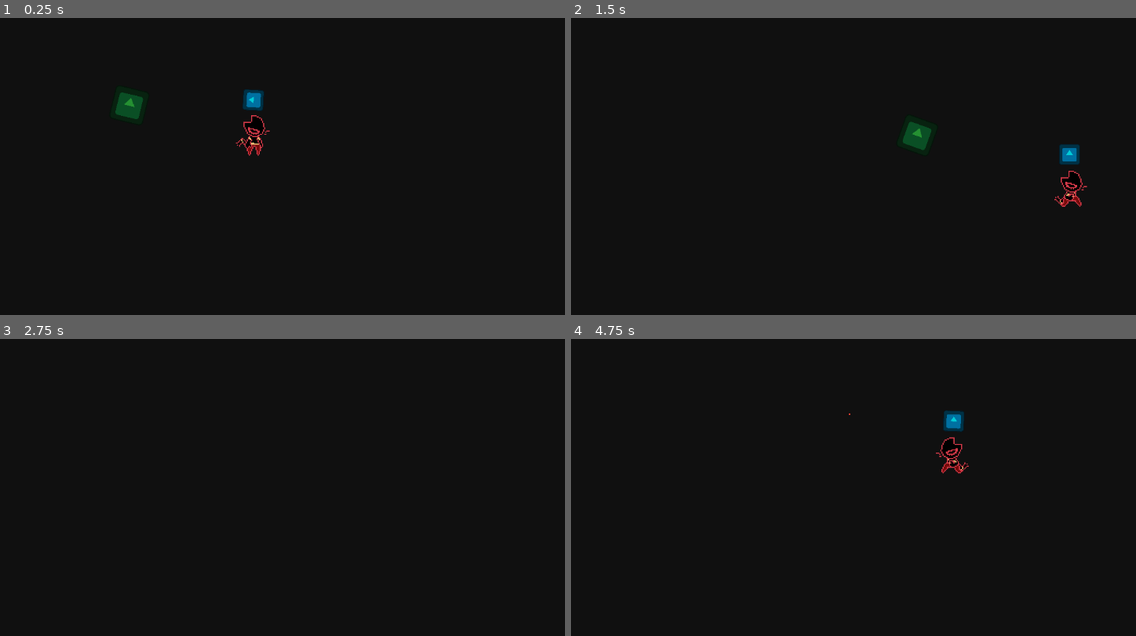
Above: before the commit, frames 1-4 (two rows, left to right).
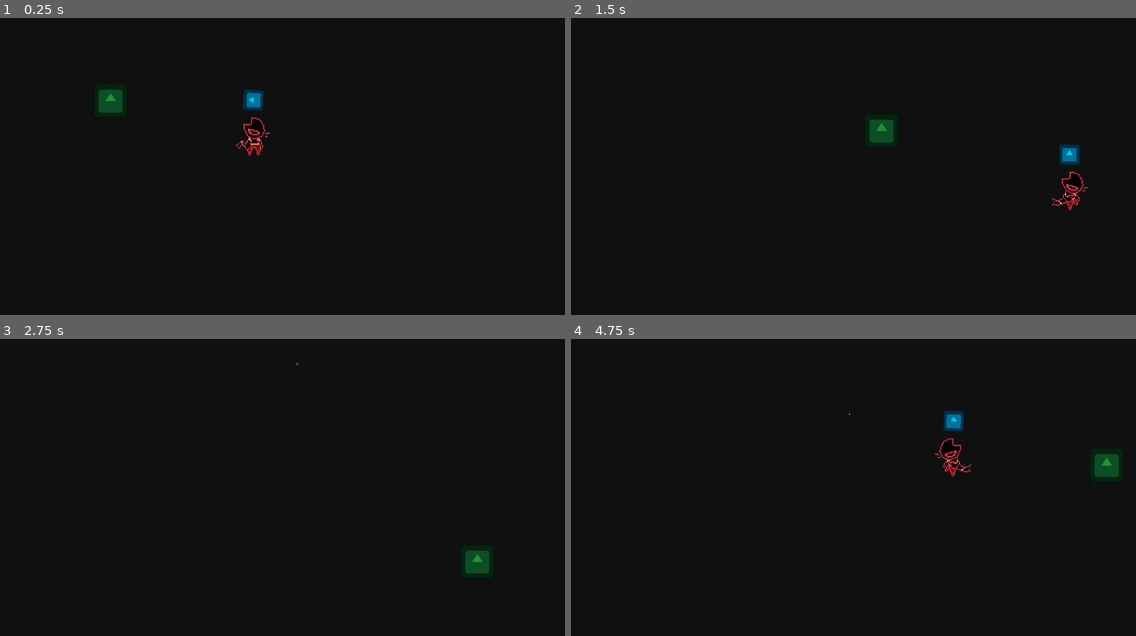
Above: after the commit, the same moments.

Repository: LucMat50/CS4800_ClassProject
Game: Godot game, scene res://scenes/main_game.tscn
Same seed, same stepped clock (60 frames per second), same inputs: the game is played once before the commit and once after it. The engine's default icon, where the game draws it, is replaced by a stand-in: a white triangle on a blue panel in a dark square.
Inputs (mouse positions are in pixels of both pictures, inside the frame that each line leads up to):
- Up to frame 1 (0.25 s): no input
- Up to frame 2 (1.5 s): move the mouse to (960, 121) at 0.52 s; hold Right (move_right) 0.53-1.28 s; hold Shift (run) 0.53-1.28 s; move the mouse to (695, 157) at 1.27 s; hold Down (move_down) from 1.28 s (still down); tap Shift (run) at 1.35 s
- Up to frame 3 (2.75 s): move the mouse to (316, 383) at 2.02 s; release Down (move_down) at 2.03 s; hold Right (move_right) from 2.03 s (still down); hold Shift (run) from 2.03 s (still down); tap Space (shoot) at 2.1 s
- Up to frame 4 (4.75 s): move the mouse to (791, 529) at 2.77 s; release Right (move_right) at 2.78 s; release Shift (run) at 2.78 s; hold Up (move_up) 2.78-3.53 s; tap Shift (run) at 2.85, 4.55 s; move the mouse to (1011, 511) at 3.52 s; hold Shift (run) 3.53-4.28 s; hold Left (move_left) from 3.53 s (still down); move the mouse to (633, 407) at 4.27 s; tap Space (shoot) at 4.35 s

The runs differ from the first frame. In frame 1, 0.8% of the frame differs, in the area x 17-48%, y 24-45%; in frame 2, 0.9%, in the area x 52-92%, y 34-65%; in frame 3, 0.3%; in frame 4, 0.6%.

Commit message:
enemy movement + animation player

Diff:
--- a/cs-4800-unnamed-game/scenes/enemy.tscn
+++ b/cs-4800-unnamed-game/scenes/enemy.tscn
@@ -5,6 +5,9 @@
 
 [sub_resource type="CircleShape2D" id="CircleShape2D_md0e3"]
 radius = 32.06244
+
+[sub_resource type="CircleShape2D" id="CircleShape2D_4ra3w"]
+radius = 46.043457
 
 [node name="Enemy" type="CharacterBody2D" unique_id=407558397 groups=["Enemy"]]
 collision_layer = 3
@@ -18,3 +21,10 @@
 
 [node name="CollisionShape2D" type="CollisionShape2D" parent="." unique_id=923963319]
 shape = SubResource("CircleShape2D_md0e3")
+
+[node name="Area2D" type="Area2D" parent="." unique_id=1392015207]
+
+[node name="CollisionShape2D" type="CollisionShape2D" parent="Area2D" unique_id=823750302]
+shape = SubResource("CircleShape2D_4ra3w")
+
+[connection signal="body_entered" from="Area2D" to="." method="_on_area_2d_body_entered"]
--- a/cs-4800-unnamed-game/scenes/player.tscn
+++ b/cs-4800-unnamed-game/scenes/player.tscn
@@ -160,9 +160,63 @@
 "update": 1,
 "values": [&"default"]
 }
+tracks/1/type = "value"
+tracks/1/imported = false
+tracks/1/enabled = true
+tracks/1/path = NodePath(".:frame")
+tracks/1/interp = 1
+tracks/1/loop_wrap = true
+tracks/1/keys = {
+"times": PackedFloat32Array(0),
+"transitions": PackedFloat32Array(1),
+"update": 1,
+"values": [2]
+}
+tracks/2/type = "value"
+tracks/2/imported = false
+tracks/2/enabled = true
+tracks/2/path = NodePath(".:position")
+tracks/2/interp = 1
+tracks/2/loop_wrap = true
+tracks/2/keys = {
+"times": PackedFloat32Array(0),
+"transitions": PackedFloat32Array(1),
+"update": 0,
+"values": [Vector2(0, 0)]
+}
+
+[sub_resource type="Animation" id="Animation_dqkch"]
+resource_name = "death"
+length = 1.2000201
+step = 0.2
+tracks/0/type = "value"
+tracks/0/imported = false
+tracks/0/enabled = true
+tracks/0/path = NodePath(".:animation")
+tracks/0/interp = 1
+tracks/0/loop_wrap = true
+tracks/0/keys = {
+"times": PackedFloat32Array(0),
+"transitions": PackedFloat32Array(1),
+"update": 1,
+"values": [&"death"]
+}
+tracks/1/type = "value"
+tracks/1/imported = false
+tracks/1/enabled = true
+tracks/1/path = NodePath(".:frame")
+tracks/1/interp = 1
+tracks/1/loop_wrap = true
+tracks/1/keys = {
+"times": PackedFloat32Array(0, 0.2, 0.4, 0.6, 0.8, 1, 1.2),
+"transitions": PackedFloat32Array(1, 1, 1, 1, 1, 1, 1),
+"update": 1,
+"values": [0, 1, 2, 3, 4, 5, 6]
+}
 
 [sub_resource type="Animation" id="Animation_g2els"]
 resource_name = "default"
+length = 0.80002004
 loop_mode = 1
 step = 0.2
 tracks/0/type = "value"
@@ -176,18 +230,105 @@
 "transitions": PackedFloat32Array(1),
 "update": 1,
 "values": [&"default"]
+}
+tracks/1/type = "value"
+tracks/1/imported = false
+tracks/1/enabled = true
+tracks/1/path = NodePath(".:frame")
+tracks/1/interp = 1
+tracks/1/loop_wrap = true
+tracks/1/keys = {
+"times": PackedFloat32Array(0, 0.2, 0.4, 0.6),
+"transitions": PackedFloat32Array(1, 1, 1, 1),
+"update": 1,
+"values": [0, 1, 2, 3]
+}
+
+[sub_resource type="Animation" id="Animation_tuyoq"]
+resource_name = "hurt"
+length = 0.40002
+loop_mode = 1
+step = 0.2
+tracks/0/type = "value"
+tracks/0/imported = false
+tracks/0/enabled = true
+tracks/0/path = NodePath(".:animation")
+tracks/0/interp = 1
+tracks/0/loop_wrap = true
+tracks/0/keys = {
+"times": PackedFloat32Array(0),
+"transitions": PackedFloat32Array(1),
+"update": 1,
+"values": [&"hurt"]
+}
+tracks/1/type = "value"
+tracks/1/imported = false
+tracks/1/enabled = true
+tracks/1/path = NodePath(".:frame")
+tracks/1/interp = 1
+tracks/1/loop_wrap = true
+tracks/1/keys = {
+"times": PackedFloat32Array(0, 0.2),
+"transitions": PackedFloat32Array(1, 1),
+"update": 1,
+"values": [0, 1]
+}
+tracks/2/type = "value"
+tracks/2/imported = false
+tracks/2/enabled = true
+tracks/2/path = NodePath(".:position")
+tracks/2/interp = 1
+tracks/2/loop_wrap = true
+tracks/2/keys = {
+"times": PackedFloat32Array(0, 0.2),
+"transitions": PackedFloat32Array(1, 1),
+"update": 1,
+"values": [Vector2(0, 0), Vector2(-1, 1)]
+}
+
+[sub_resource type="Animation" id="Animation_qlg0r"]
+resource_name = "run"
+length = 0.80002004
+loop_mode = 1
+step = 0.2
+tracks/0/type = "value"
+tracks/0/imported = false
+tracks/0/enabled = true
+tracks/0/path = NodePath(".:animation")
+tracks/0/interp = 1
+tracks/0/loop_wrap = true
+tracks/0/keys = {
+"times": PackedFloat32Array(0),
+"transitions": PackedFloat32Array(1),
+"update": 1,
+"values": [&"walk_run"]
+}
+tracks/1/type = "value"
+tracks/1/imported = false
+tracks/1/enabled = true
+tracks/1/path = NodePath(".:frame")
+tracks/1/interp = 1
+tracks/1/loop_wrap = true
+tracks/1/keys = {
+"times": PackedFloat32Array(0, 0.2, 0.4, 0.6),
+"transitions": PackedFloat32Array(1, 1, 1, 1),
+"update": 1,
+"values": [0, 1, 2, 3]
 }
 
 [sub_resource type="AnimationLibrary" id="AnimationLibrary_qhqgy"]
 _data = {
 &"RESET": SubResource("Animation_qhqgy"),
-&"default": SubResource("Animation_g2els")
+&"death": SubResource("Animation_dqkch"),
+&"default": SubResource("Animation_g2els"),
+&"hurt": SubResource("Animation_tuyoq"),
+&"run": SubResource("Animation_qlg0r")
 }
 
 [sub_resource type="RectangleShape2D" id="RectangleShape2D_g2els"]
 size = Vector2(25, 70)
 
-[node name="Player" type="CharacterBody2D" unique_id=835060394]
+[node name="Player" type="CharacterBody2D" unique_id=835060394 groups=["Player"]]
 z_index = 1
 script = ExtResource("1_g2els")
 
@@ -195,10 +336,10 @@
 scale = Vector2(2, 2)
 sprite_frames = SubResource("SpriteFrames_60mlk")
 frame = 2
-frame_progress = 0.08163576
 
 [node name="AnimationPlayer" type="AnimationPlayer" parent="Character" unique_id=1881793346]
 libraries/ = SubResource("AnimationLibrary_qhqgy")
+autoplay = &"default"
 
 [node name="CollisionShape2D" type="CollisionShape2D" parent="." unique_id=1602922000]
 position = Vector2(-0.5, 0)
--- a/cs-4800-unnamed-game/scripts/bullet.gd
+++ b/cs-4800-unnamed-game/scripts/bullet.gd
@@ -24,7 +24,7 @@
 	print("enemy hit")
 	print(rotation)
 	if body.is_in_group("Enemy"):
-		body.queue_free()
+		body.die()
 		queue_free()
 
 func _on_visible_on_screen_notifier_2d_screen_exited() -> void:
--- a/cs-4800-unnamed-game/scripts/enemy.gd
+++ b/cs-4800-unnamed-game/scripts/enemy.gd
@@ -11,18 +11,17 @@
 @onready var player_node: CharacterBody2D = get_parent().get_node("Player")
 
 func _physics_process(delta: float) -> void:
-	position += (player_node.global_position - global_position) / 50
 	direction = (player_node.global_position - global_position).normalized()
 	velocity = lerp(velocity, direction * SPEED, 8.5 * delta)
-	look_at(player_node.global_position)
 
-	rotation_degrees = wrap(rotation_degrees, 0, 360)
-	if rotation_degrees > 90 and rotation_degrees < 270:
-		scale.y = -1
-	else:
-		scale.y = 1
+	move_and_slide()
 
-	move_and_collide(motion)
+func _on_area_2d_body_entered(body: Node2D) -> void:
+	if body.is_in_group("Player"):
+		body.hurt()
+
+func die():
+	queue_free()
 
 #func _on_area_2d_body_entered(body: Node2D) -> void:
 #	if body == player_node:
--- a/cs-4800-unnamed-game/scripts/player.gd
+++ b/cs-4800-unnamed-game/scripts/player.gd
@@ -30,6 +30,9 @@
 	elif velocity.x > 0:
 		right_left = "right"
 
+func hurt():
+	animate.play("hurt")
+
 func animations():
 	if right_left == "left":
 		$Character.flip_h = false
